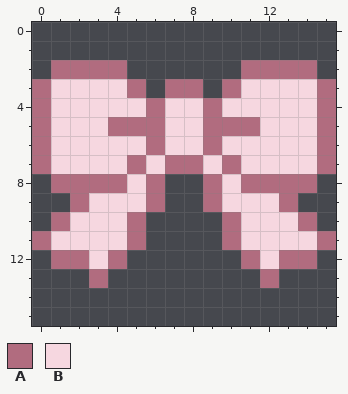
Two states of a pixel-art sprite, favicon.png. This is how it looked before the edit.
The file is 16x16 pixels.
Palette (. is transparent): A #b16c7f  B #f6d7e0
Pixels before, first column x 0:
 2 .AAAA......AAAA.
 3 ABBBBA.AA.ABBBBA
 4 ABBBBBABBABBBBBA
 5 ABBBAAABBAAABBBA
 6 ABBBBBABBABBBBBA
 7 ABBBBABAABABBBBA
 8 .AAAABA..ABAAAA.
 9 ..ABBBA..ABBBA..
10 .ABBBA....ABBBA.
11 ABBBBA....ABBBBA
12 .AABA......ABAA.
13 ...A........A...
After the commit:
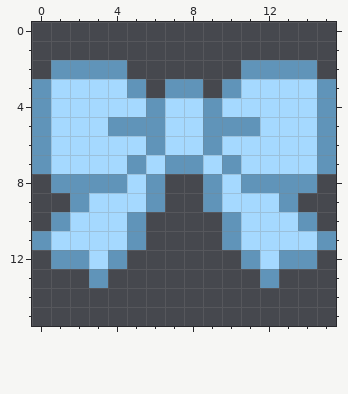
The edit:
colour A: #b16c7f -> #6094b9
colour B: #f6d7e0 -> #a5d9ff
Pixel boxes of the changes (left, top, right, bottom) in both pictures:
changed: (32, 60, 336, 288)
